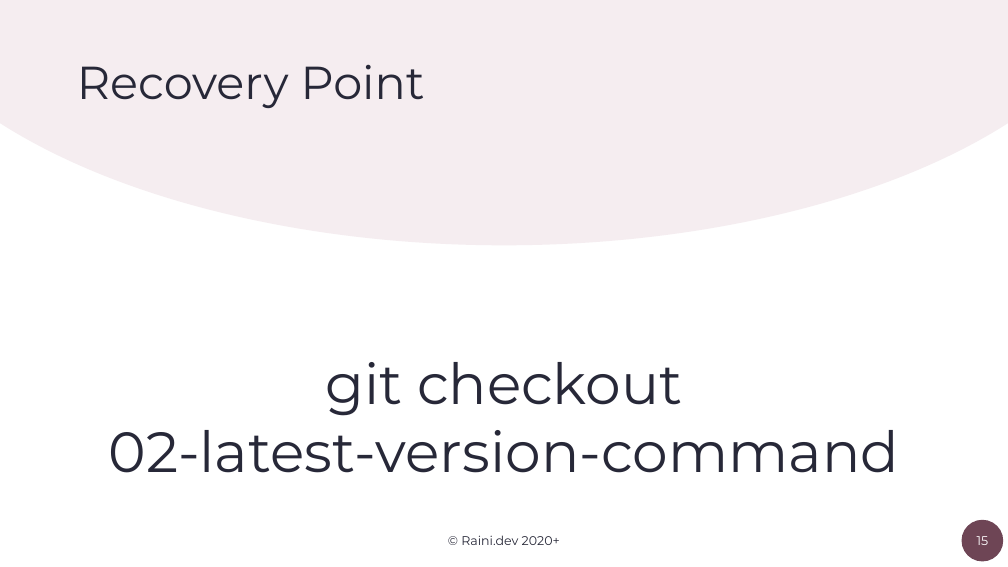
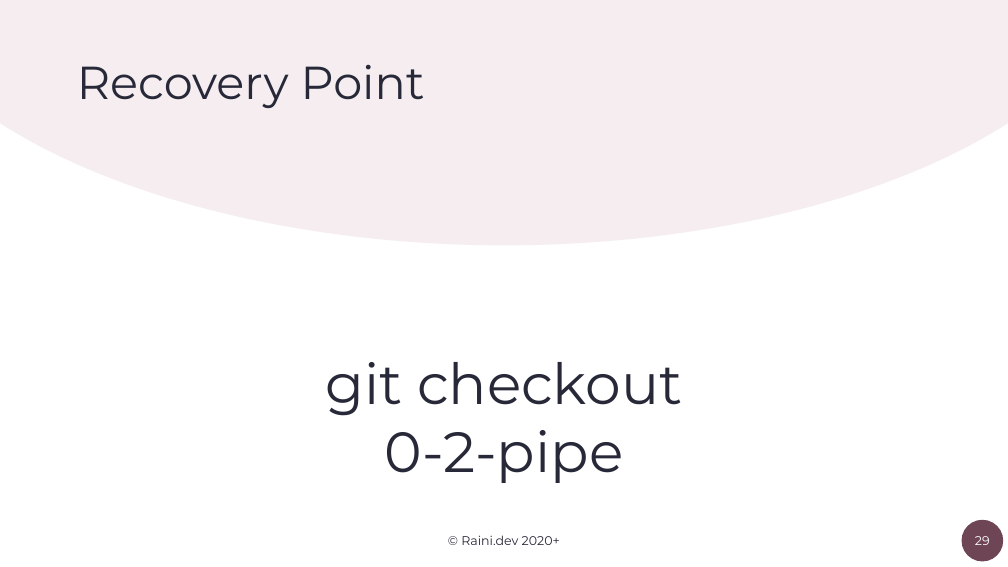
Before and after one commit to orlowdev/clean-project-history-with-semver-and-changelogs, a slide deck: slide 29 of Semantic-Versioning-at-Scale.pptx (slide 15 before the commit). Drawn at 1008x567 pixels with LibreOffice and Linux fonts; fonts in the diff are those of the drawing. Boxes give left, top, right and bottom in pixels: in the first picture for what was removed or moved away, otherwise in the second. Text is boxed around its words. In the diff, an @@ line names an element or a change of style, - is before the commit and + after.

```diff
--- a/Semantic-Versioning-at-Scale.pptx
+++ b/Semantic-Versioning-at-Scale.pptx
@@ text at box(385, 430, 624, 483): text changed @@
-02-latest-version-command
+0-2-pipe
@@ page number at box(975, 536, 990, 545): text changed @@
-15
+29
```
Also in this commit, not shown: 14 other slides changed, 4 slides added, 2 slides removed.
